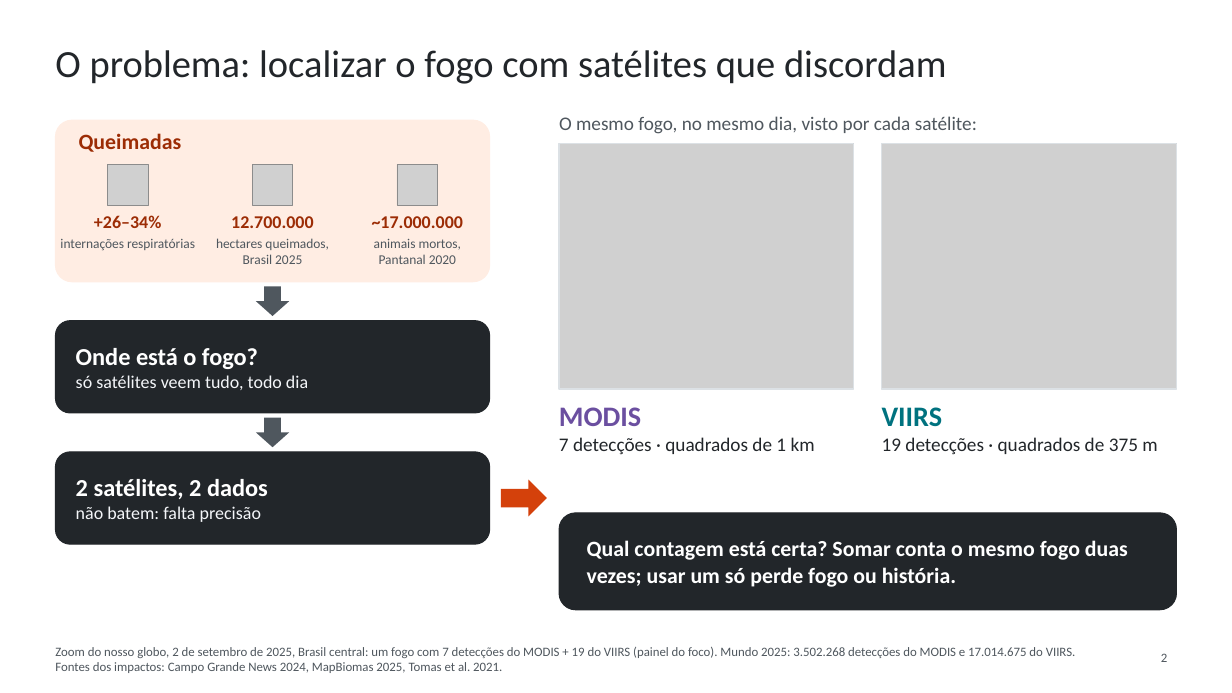
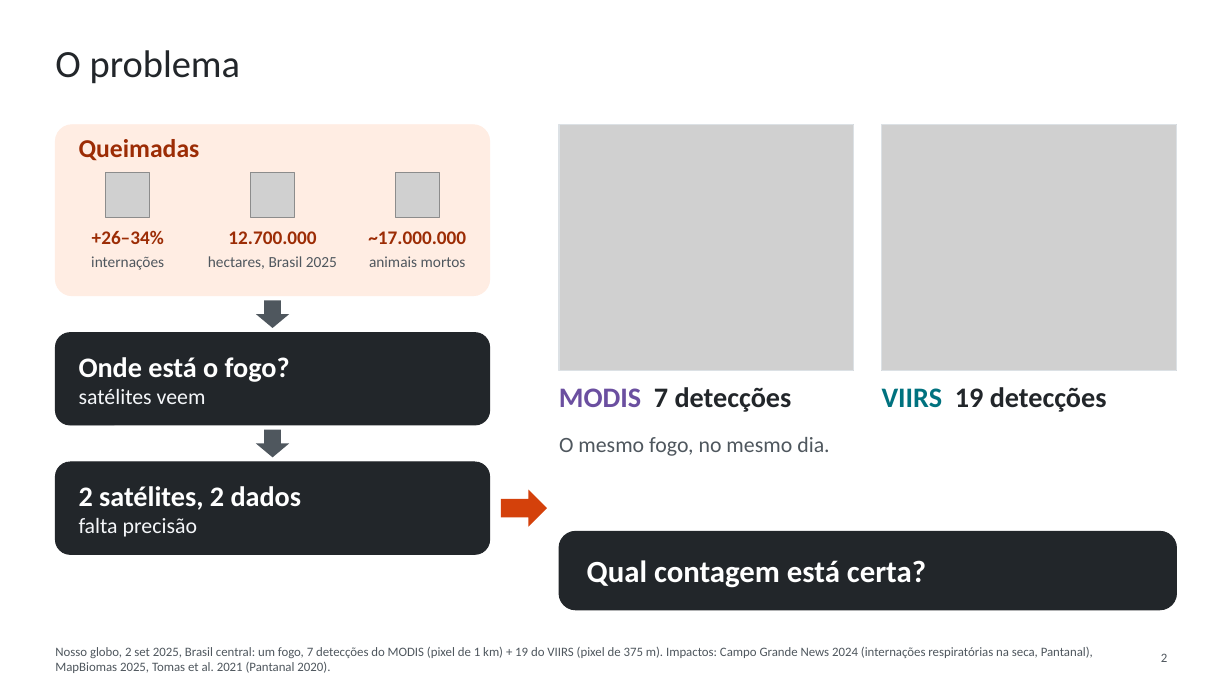
Before and after one commit to WednyFernandes/de-olho-no-fogo, a slide deck: slide 2 of public/apresentacao/de-olho-no-fogo-space-apps-2026-pt.pptx. Drawn at 1232x693 pixels with LibreOffice and Linux fonts; fonts in the diff are those of the drawing; grey boxes stand for pictures. Boxes give left, top, right and bottom in pixels: in the first picture for what was removed or moved away, otherwise in the second. Text is boxed around its words. In the diff, an @@ line names an element or a change of style, - is before the commit and + after.

```diff
--- a/public/apresentacao/de-olho-no-fogo-space-apps-2026-pt.pptx
+++ b/public/apresentacao/de-olho-no-fogo-space-apps-2026-pt.pptx
@@ title at box(55, 50, 241, 84): text changed @@
-O problema: localizar o fogo com satélites que discordam
+O problema
@@ rounded rectangle: place and size @@
-rounded rectangle at box(55, 120, 490, 282)
+rounded rectangle at box(55, 125, 490, 296)
@@ rounded rectangle at box(55, 125, 490, 296): proportions changed @@
@@ text "Queimadas" at box(79, 139, 200, 161): size 17 to 20 pt @@
@@ 2 pictures, 2 rectangles: place and size @@
-2 pictures, 2 rectangles at box(559, 143, 1177, 389)
+2 pictures, 2 rectangles at box(559, 125, 1177, 371)
@@ picture: place and size @@
-picture at box(107, 165, 148, 205)
+picture at box(105, 173, 150, 217)
@@ picture: place and size @@
-picture at box(252, 165, 293, 205)
+picture at box(250, 173, 295, 217)
@@ picture: place and size @@
-picture at box(397, 165, 438, 205)
+picture at box(396, 173, 440, 217)
@@ text "+26–34%": place and size @@
-text "+26–34%" at box(94, 215, 161, 228)
+text "+26–34%" at box(92, 230, 164, 244)
@@ text "12.700.000": place and size @@
-text "12.700.000" at box(231, 216, 313, 228)
+text "12.700.000" at box(228, 231, 316, 244)
@@ size 14 to 15 pt in 3 elements at box(92, 230, 164, 244), box(228, 231, 316, 244), box(368, 231, 466, 244) @@
@@ text "~17.000.000": place and size @@
-text "~17.000.000" at box(372, 216, 463, 228)
+text "~17.000.000" at box(368, 231, 466, 244)
@@ text at box(91, 256, 164, 270): text changed; size 10.5 to 12 pt @@
-internações respiratórias
+internações
@@ text at box(208, 256, 337, 269): text changed; size 10.5 to 12 pt @@
-hectares queimados, Brasil 2025
+hectares, Brasil 2025
@@ text at box(369, 256, 466, 267): text changed; size 10.5 to 12 pt @@
-animais mortos, Pantanal 2020
+animais mortos
@@ down arrow: place and size @@
-down arrow at box(256, 287, 289, 316)
+down arrow at box(256, 300, 289, 328)
@@ text at box(79, 357, 290, 382): size 19 to 22 pt in "Onde está o fogo?" @@
@@ text "Onde está o fogo?": place and size @@
-text "Onde está o fogo?" at box(76, 348, 308, 390)
+text "Onde está o fogo?" at box(79, 357, 290, 404)
@@ text at box(79, 389, 206, 404): text changed; size 14 to 17 pt @@
-só satélites veem tudo, todo dia
+satélites veem
@@ text at box(559, 387, 792, 412): text changed; size 15 to 22 pt; bold on @@
-MODIS
-7 detecções · quadrados de 1 km
+MODIS 7 detecções
@@ text at box(882, 387, 1107, 412): text changed; size 15 to 22 pt; bold on @@
-VIIRS
-19 detecções · quadrados de 375 m
+VIIRS 19 detecções
@@ 2 rounded rectangles, 1 right arrow, 1 down arrow: place and size @@
-2 rounded rectangles, 1 right arrow, 1 down arrow at box(55, 321, 547, 544)
+2 rounded rectangles, 1 right arrow, 1 down arrow at box(55, 333, 547, 555)
@@ text at box(559, 437, 829, 456): text changed; size 15 to 17 pt @@
-O mesmo fogo, no mesmo dia, visto por cada satélite:
+O mesmo fogo, no mesmo dia.
@@ text "2 satélites, 2 dados": place and size @@
-text "2 satélites, 2 dados" at box(76, 479, 268, 522)
+text "2 satélites, 2 dados" at box(79, 486, 302, 537)
@@ text at box(79, 486, 302, 510): size 19 to 22 pt in "2 satélites, 2 dados" @@
@@ text at box(79, 518, 197, 537): text changed; size 14 to 17 pt @@
-não batem: falta precisão
+falta precisão
@@ rounded rectangle at box(559, 531, 1177, 610): proportions changed @@
@@ rounded rectangle: place and size @@
-rounded rectangle at box(559, 513, 1177, 610)
+rounded rectangle at box(559, 531, 1177, 610)
@@ text at box(587, 560, 926, 588): text changed; size 17 to 24 pt @@
-Qual contagem está certa? Somar conta o mesmo fogo duas vezes; usar um só perde fogo ou história.
+Qual contagem está certa?
@@ text at box(55, 647, 1093, 673): text changed @@
-Zoom do nosso globo, 2 de setembro de 2025, Brasil central: um fogo com 7 detecções do MODIS + 19 do VIIRS (painel do foco). Mundo 2025: 3.502.268 detecções do MODIS e 17.014.675 do VIIRS. Fontes dos impactos: Campo Grande News 2024, MapBiomas 2025, Tomas et al. 2021.
+Nosso globo, 2 set 2025, Brasil central: um fogo, 7 detecções do MODIS (pixel de 1 km) + 19 do VIIRS (pixel de 375 m). Impactos: Campo Grande News 2024 (internações respiratórias na seca, Pantanal), MapBiomas 2025, Tomas et al. 2021 (Pantanal 2020).
```
Also in this commit, not shown: 5 other slides changed, 6 other files.
